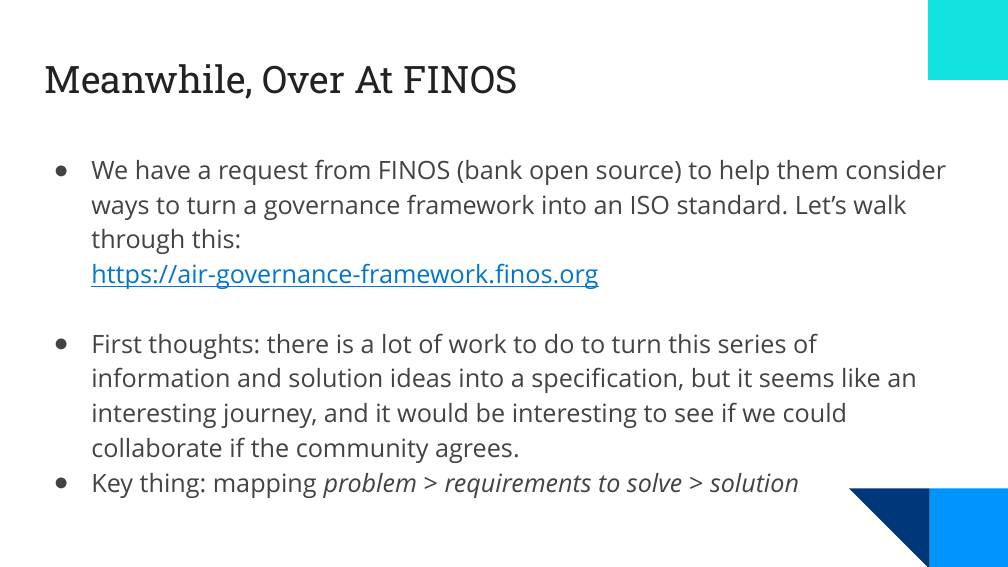
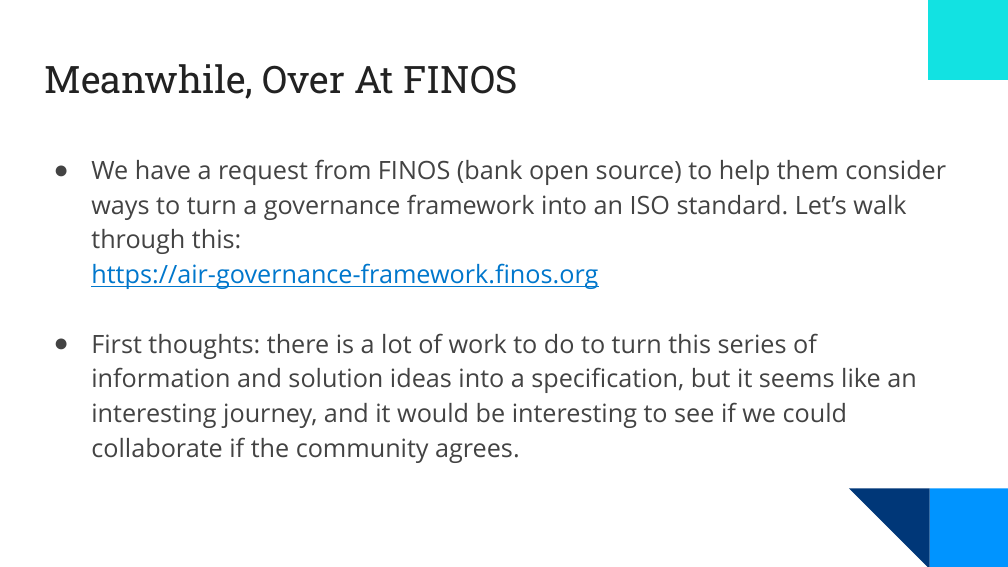
Before and after one commit to OpenChain-Project/Meeting-Slides, a slide deck: slide 11 of 2025/specification-education-monthly/2025-10-Europe-NA.pptx. Drawn at 1008x567 pixels with LibreOffice and Linux fonts; fonts in the diff are those of the drawing; background and template pictures are left out. Boxes give left, top, right and bottom in pixels: in the first picture for what was removed or moved away, otherwise in the second. Text is boxed around its words. In the diff, an @@ line names an element or a change of style, - is before the commit and + after.

```diff
--- a/2025/specification-education-monthly/2025-10-Europe-NA.pptx
+++ b/2025/specification-education-monthly/2025-10-Europe-NA.pptx
@@ text at <box>91,473,799,498</box>: paragraph removed @@
-● Key thing: mapping problem > requirements to solve > solution
```
Also in this commit, not shown: 6 other slides changed, 1 other file.
